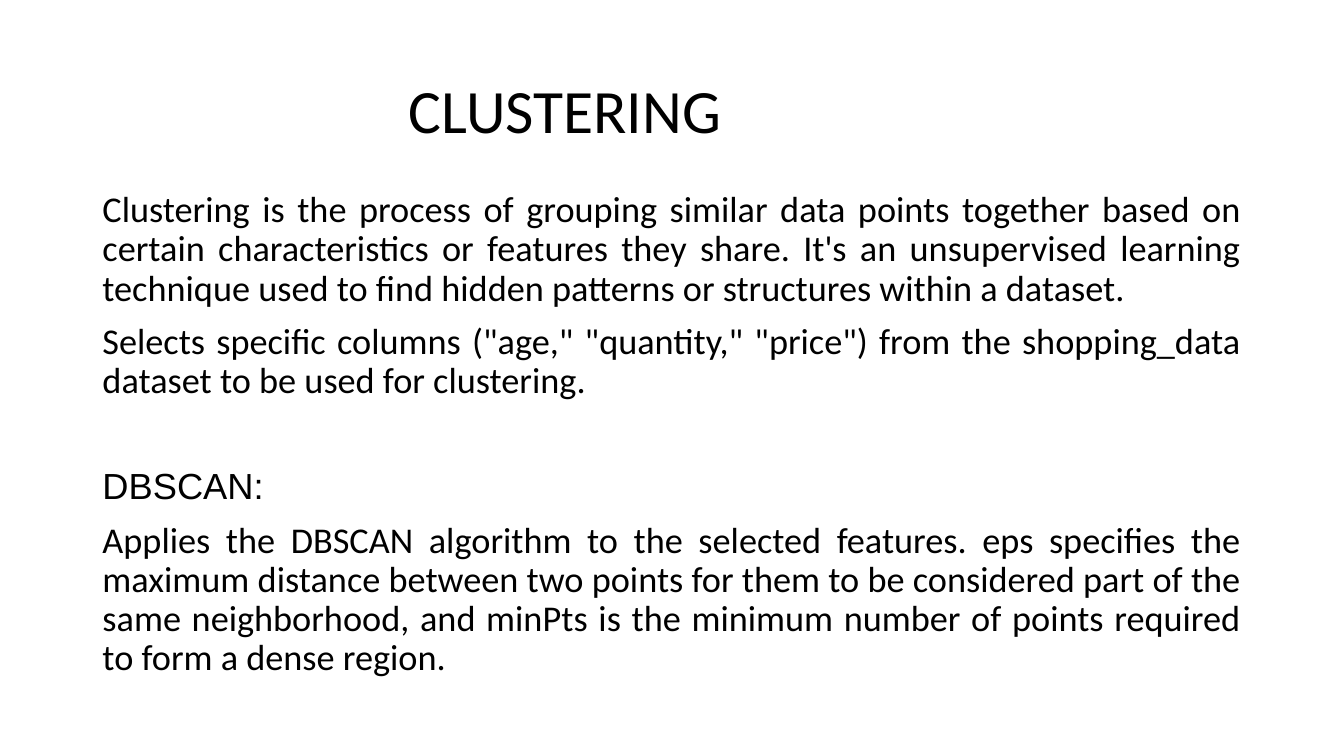
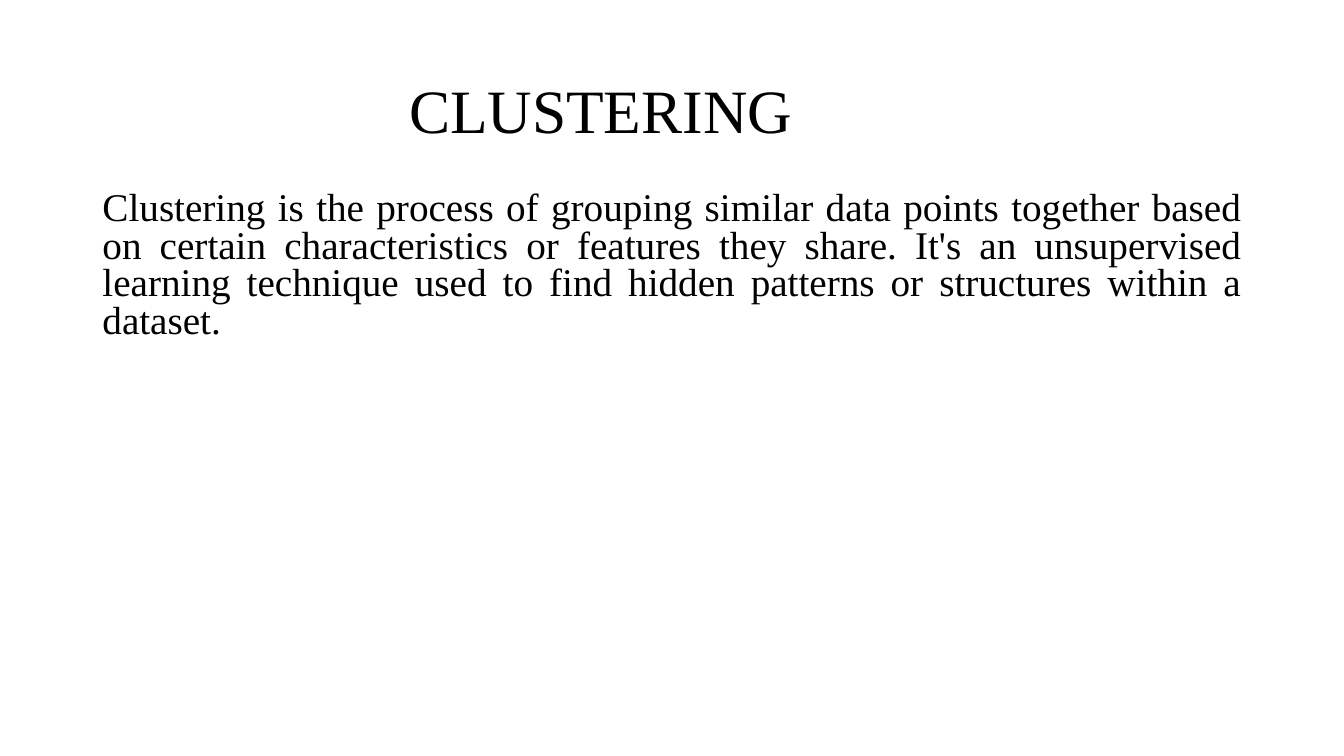
Before and after one commit to Jothish21/Data-Mining-Project-Group4, a slide deck: slide 13 of Group4-Presentation.pptx. Drawn at 1344x756 pixels with LibreOffice and Linux fonts; fonts in the diff are those of the drawing. Boxes give left, top, right and bottom in pixels: in the first picture for what was removed or moved away, otherwise in the second. Text is boxed around its words. In the diff, an @@ line names an element or a change of style, - is before the commit and + after.

```diff
--- a/Group4-Presentation.pptx
+++ b/Group4-Presentation.pptx
@@ title "CLUSTERING" at <box>409,92,792,134</box>: font Calibri to Times New Roman @@
@@ text "Clustering is the process of ..." at <box>102,193,1241,335</box>: size 25.9 to 28 pt, font Calibri to Times New Roman; line spacing 0.9 to 0.8 @@
@@ text at <box>102,327,1240,677</box>: paragraphs removed @@
-Selects specific columns ("age," "quantity," "price") from the shopping_data dataset to be used for clustering.
-DBSCAN:
-Applies the DBSCAN algorithm to the selected features. eps specifies the maximum distance between two points for them to be considered part of the same neighborhood, and minPts is the minimum number of points required to form a dense region.
```
Also in this commit, not shown: 10 other slides changed, 2 slides added, 1 slide removed.
